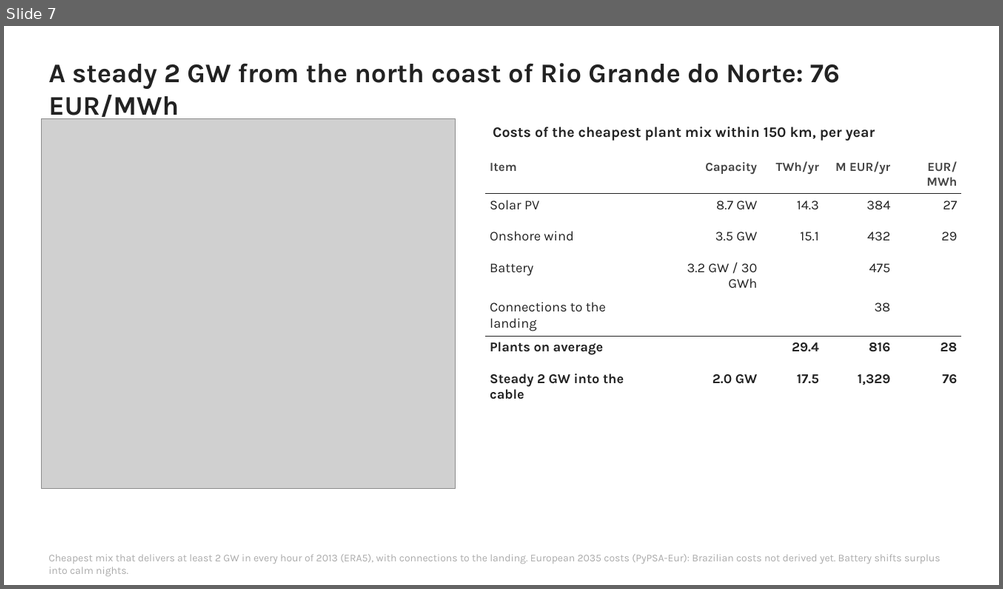
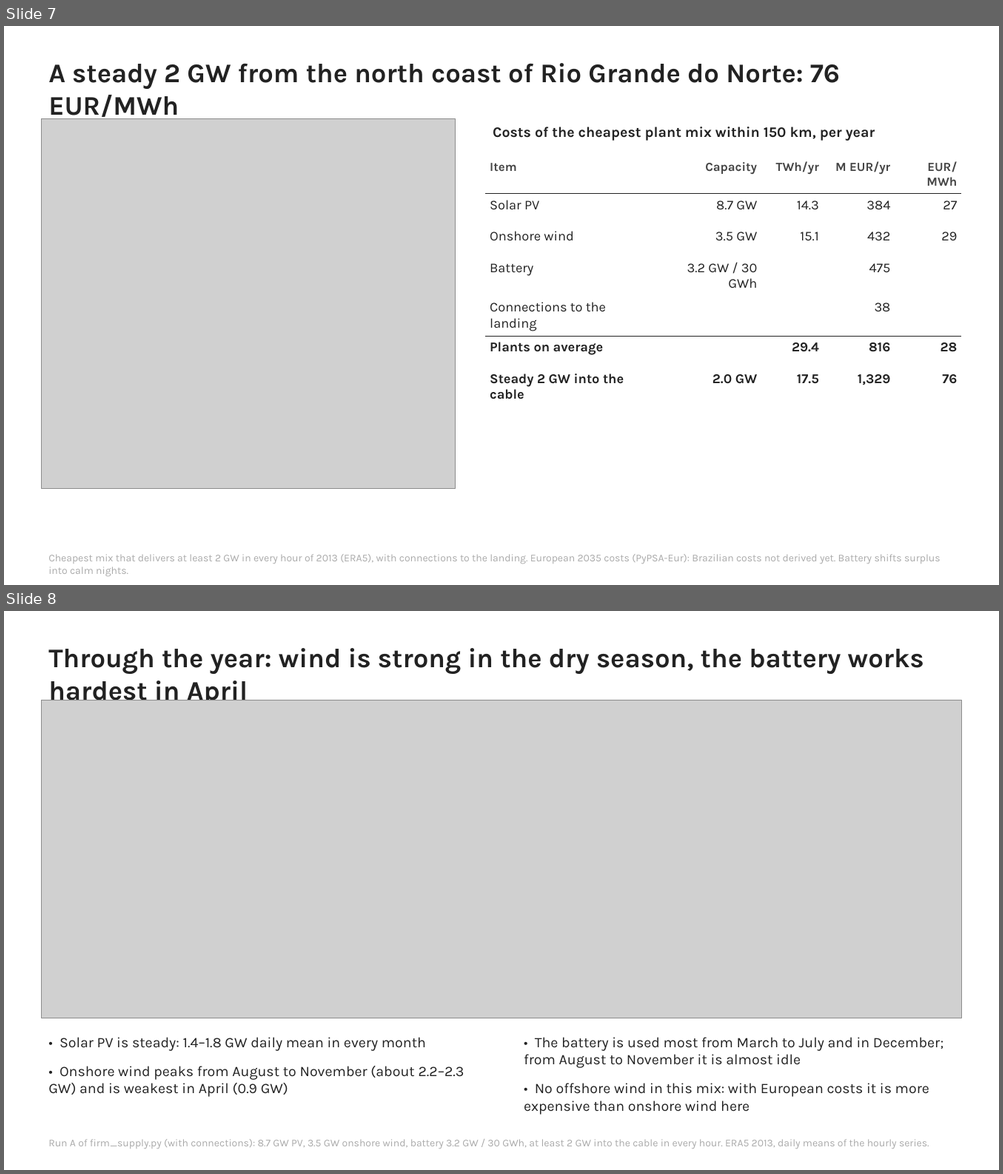
Before and after one commit to YAL-ESM/pypsa-eur-ki, a slide deck: workshop/slides/brazil_renewables.pptx. Shown one above the other, each under a label of ours: slide 7 before the commit, slides 7 and 8 after it. The pictures are 1003x589 and 1003x1174 pixels, drawn with LibreOffice and Linux fonts; fonts in the diff are those of the drawing; grey boxes stand for pictures. Boxes give left, top, right and bottom in pixels: in the first picture for what was removed or moved away, otherwise in the second. Text is boxed around its words. In the diff, an @@ line names an element or a change of style, - is before the commit and + after.

Commit message:
feat(brazil): daily mean output of PV, wind and battery at the RN landing; slide 8
- plot_timeseries.py: daily means of the hourly series of run A (with connections)
- timeseries_daily.png: the figure, also on slide 8

```diff
--- a/workshop/slides/brazil_renewables.pptx
+++ b/workshop/slides/brazil_renewables.pptx
@@ slide 8 added at [4,611,999,1170], background #FFFFFF @@
@@ text added at [48,648,924,706], 26 pt, text #222222, bold @@
+Through the year: wind is strong in the dry season, the battery works hardest in April
@@ picture added at [41,701,962,1019] @@
@@ text added at [48,1037,464,1097], 14 pt, text #222222 @@
+• Solar PV is steady: 1.4–1.8 GW daily mean in every month
+• Onshore wind peaks from August to November (about 2.2–2.3 GW) and is weakest in April (0.9 GW)
@@ text added at [523,1037,944,1115], 14 pt, text #222222 @@
+• The battery is used most from March to July and in December; from August to November it is almost idle
+• No offshore wind in this mix: with European costs it is more expensive than onshore wind here
@@ text added at [48,1139,929,1149], 10 pt, text #AAAAAA @@
+Run A of firm_supply.py (with connections): 8.7 GW PV, 3.5 GW onshore wind, battery 3.2 GW / 30 GWh, at least 2 GW into the cable in every hour. ERA5 2013, daily means of the hourly series.
```
Also in this commit, not shown: 2 other files.
